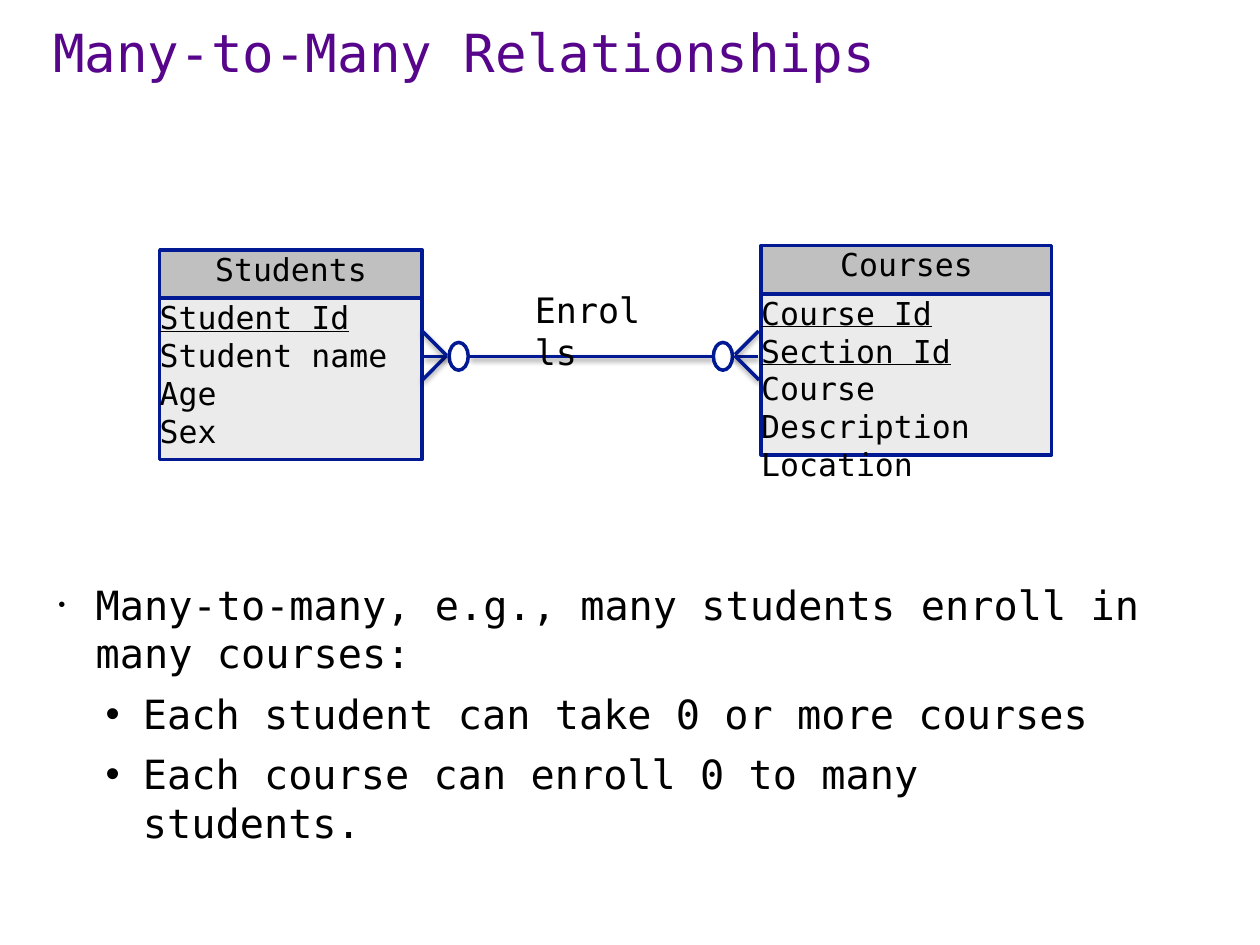
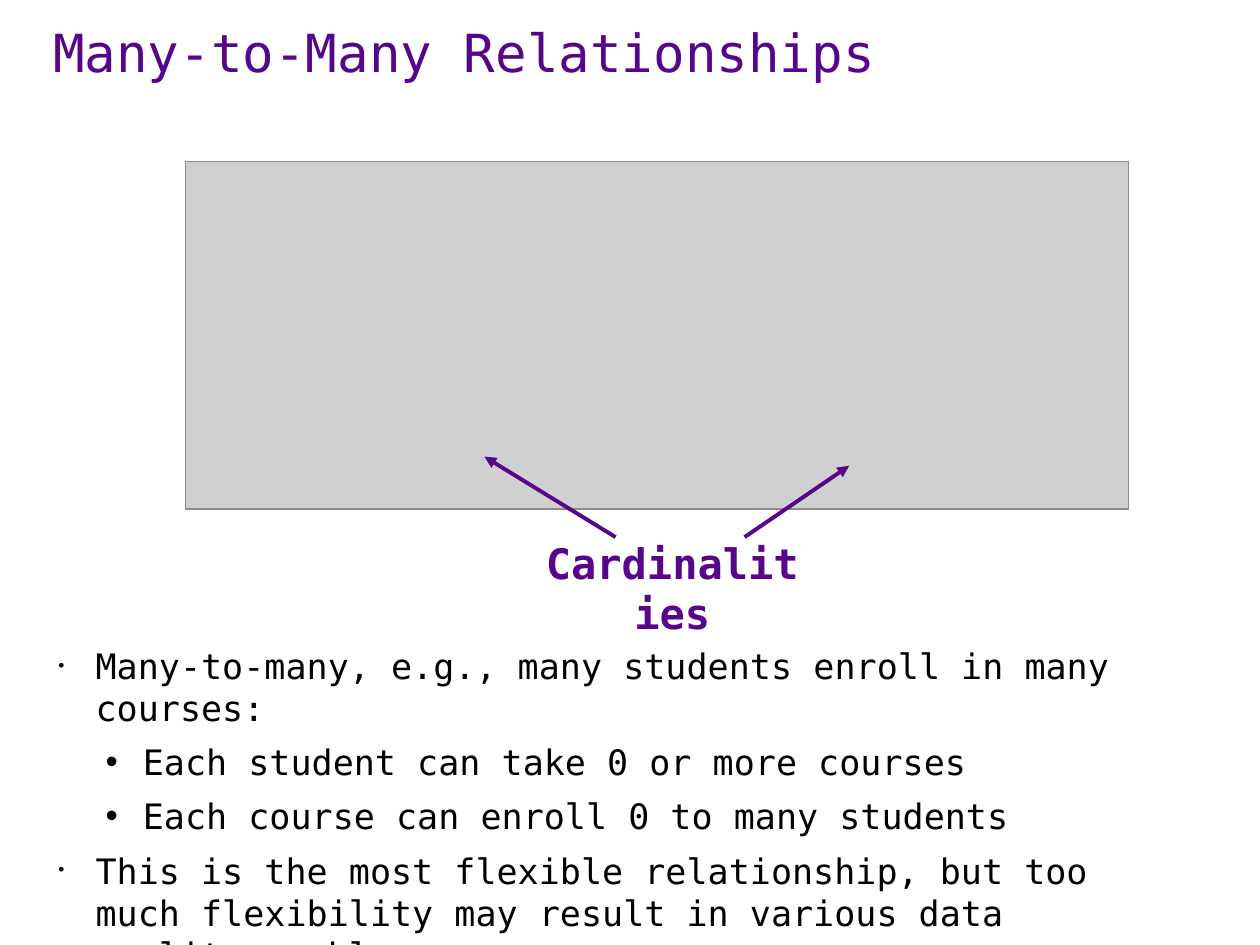
Before and after one commit to ipeirotis/introduction-to-databases, a slide deck: slide 16 of session1/A1-ER_modeling.pptx. Drawn at 1260x945 pixels with LibreOffice and Linux fonts; fonts in the diff are those of the drawing; grey boxes stand for pictures. Boxes give left, top, right and bottom in pixels: in the first picture for what was removed or moved away, otherwise in the second. Text is boxed around its words. In the diff, an @@ line names an element or a change of style, - is before the commit and + after.

```diff
--- a/session1/A1-ER_modeling.pptx
+++ b/session1/A1-ER_modeling.pptx
@@ picture added at bbox=[185, 161, 1129, 509] @@
@@ rectangle removed at bbox=[160, 251, 422, 299] @@
-Students
@@ rectangle removed at bbox=[761, 246, 1052, 294] @@
-Courses
@@ rectangle removed at bbox=[160, 299, 422, 460] @@
-Student Id
-Student name Age
-Sex
@@ text removed at bbox=[534, 289, 643, 331] @@
-Enrolls
@@ rectangle removed at bbox=[761, 294, 1052, 455] @@
-Course Id
-Section Id
-Course Description
-Location
@@ line removed from (447, 355) to (422, 331) @@
@@ line removed from (423, 379) to (446, 357) @@
@@ line removed from (425, 357) to (447, 357) @@
@@ freeform shape removed at bbox=[449, 343, 467, 370] @@
@@ line removed from (470, 357) to (713, 357) @@
@@ freeform shape removed at bbox=[713, 343, 732, 370] @@
@@ line removed from (735, 354) to (759, 331) @@
@@ line removed from (759, 381) to (735, 355) @@
@@ line removed from (736, 357) to (759, 357) @@
@@ arrow added from (616, 537) to (485, 456), #57068C 2.25 pt @@
@@ arrow added from (745, 537) to (849, 466), #57068C 2.25 pt @@
@@ text added at bbox=[542, 537, 804, 587], 24 pt, text #57068C, bold @@
+Cardinalities
@@ text "Many-to-many, e.g., many students enroll ...": place and size @@
-text "Many-to-many, e.g., many students enroll ..." at bbox=[96, 589, 1139, 839]
+text "Many-to-many, e.g., many students enroll ..." at bbox=[96, 652, 1109, 934]
@@ text at bbox=[96, 652, 1109, 776]: size 23 to 20 pt in "Many-to-many, e.g., many students enroll in many ...", "Each student can take 0 or more ..." @@
@@ text at bbox=[96, 802, 1087, 934]: text changed; size 23 to 20 pt @@
-  • Each course can enroll 0 to many students.
+  • Each course can enroll 0 to many students
+• This is the most flexible relationship, but too much flexibility may result in various data quality problems
```
Also in this commit, not shown: 8 other slides changed.
